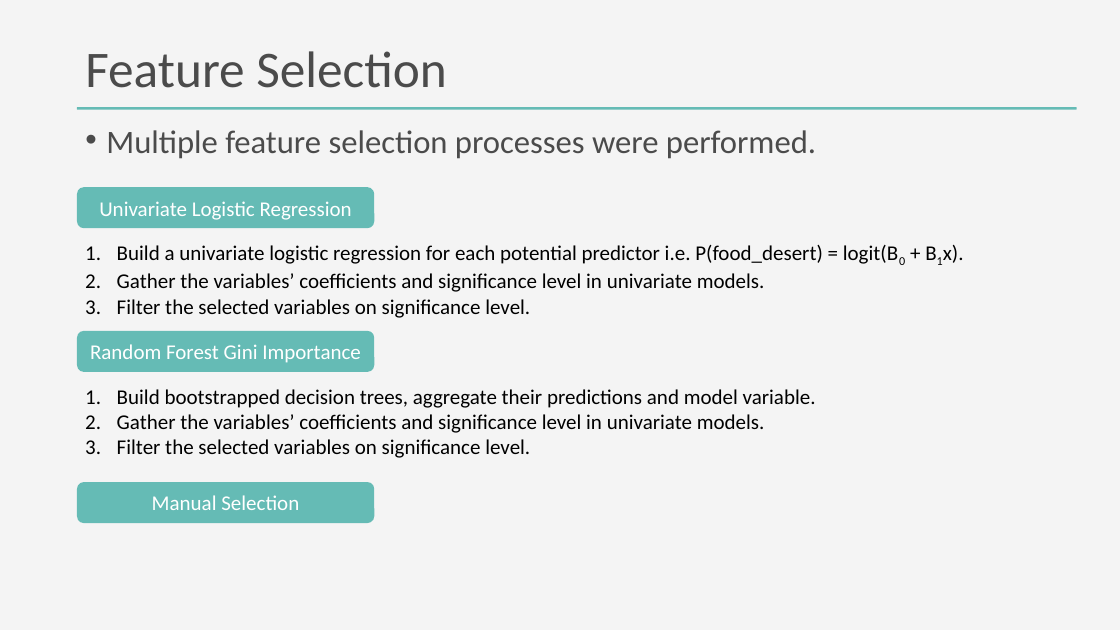
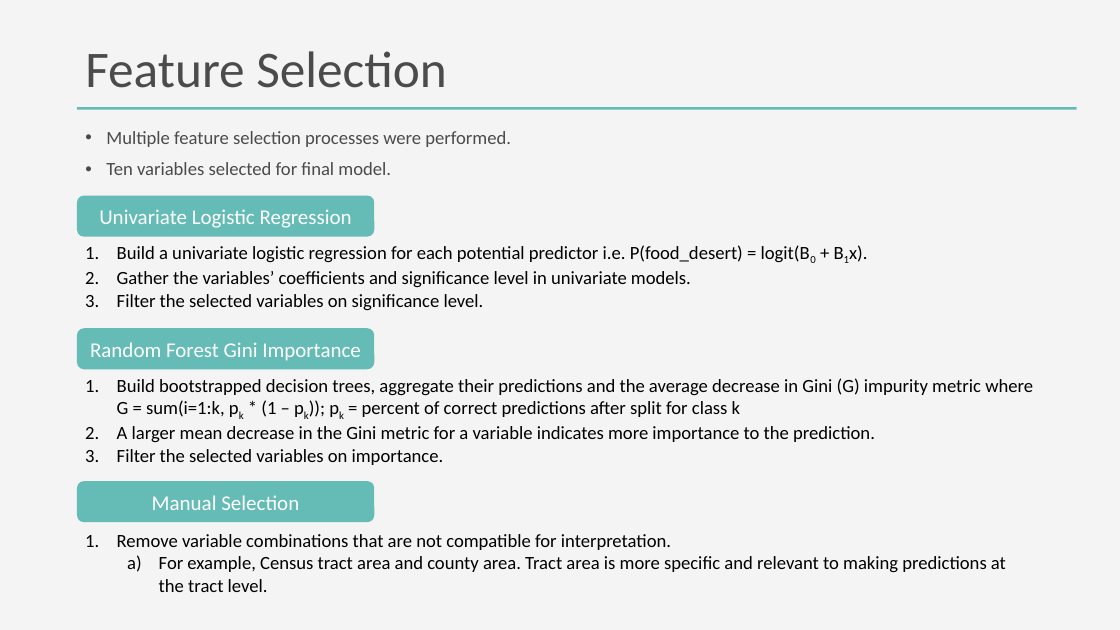
Before and after one commit to DanteHaywood/cfc_ds_screen, a slide deck: slide 12 of doc/2020_11_25_cfc_ds_technical_screen_haywood.pptx (slide 13 before the commit). Drawn at 1120x630 pixels with LibreOffice and Linux fonts; fonts in the diff are those of the drawing. Boxes give left, top, right and bottom in pixels: in the first picture for what was removed or moved away, otherwise in the second. Text is boxed around its words. In the diff, an @@ line names an element or a change of style, - is before the commit and + after.

Commit message:
Added feature importance and roc graphs

```diff
--- a/doc/2020_11_25_cfc_ds_technical_screen_haywood.pptx
+++ b/doc/2020_11_25_cfc_ds_technical_screen_haywood.pptx
@@ text at bbox=[106, 131, 511, 147]: size 28 to 16 pt in "Multiple feature selection processes were performed."; line spacing 0.8 to 0.9 @@
@@ text at bbox=[106, 162, 391, 175]: paragraph added @@
+• Ten variables selected for final model.
@@ rounded rectangle "Univariate Logistic Regression": place and size @@
-rounded rectangle "Univariate Logistic Regression" at bbox=[77, 187, 375, 229]
+rounded rectangle "Univariate Logistic Regression" at bbox=[77, 196, 375, 237]
@@ text "Build a univariate logistic regression ..." at bbox=[117, 245, 810, 310]: size 18 to 16 pt @@
@@ text at bbox=[117, 378, 1033, 465]: text changed; size 18 to 16 pt @@
-1. Build bootstrapped decision trees, aggregate their predictions and model variable.
-2. Gather the variables’ coefficients and significance level in univariate models.
-3. Filter the selected variables on significance level.
+1. Build bootstrapped decision trees, aggregate their predictions and the average decrease in Gini (G) impurity metric where G = sum(i=1:k, pk * (1 – pk)); pk = percent of correct predictions after split for class k
+2. A larger mean decrease in the Gini metric for a variable indicates more importance to the prediction.
+3. Filter the selected variables on importance.
@@ text added at bbox=[117, 534, 1006, 592], 16 pt, text #000000 @@
+1. Remove variable combinations that are not compatible for interpretation.
+  a) For example, Census tract area and county area. Tract area is more specific and relevant to making predictions at the tract level.
```
Also in this commit, not shown: 2 other slides changed, 4 slides added, 7 slides removed, 4 other files.
